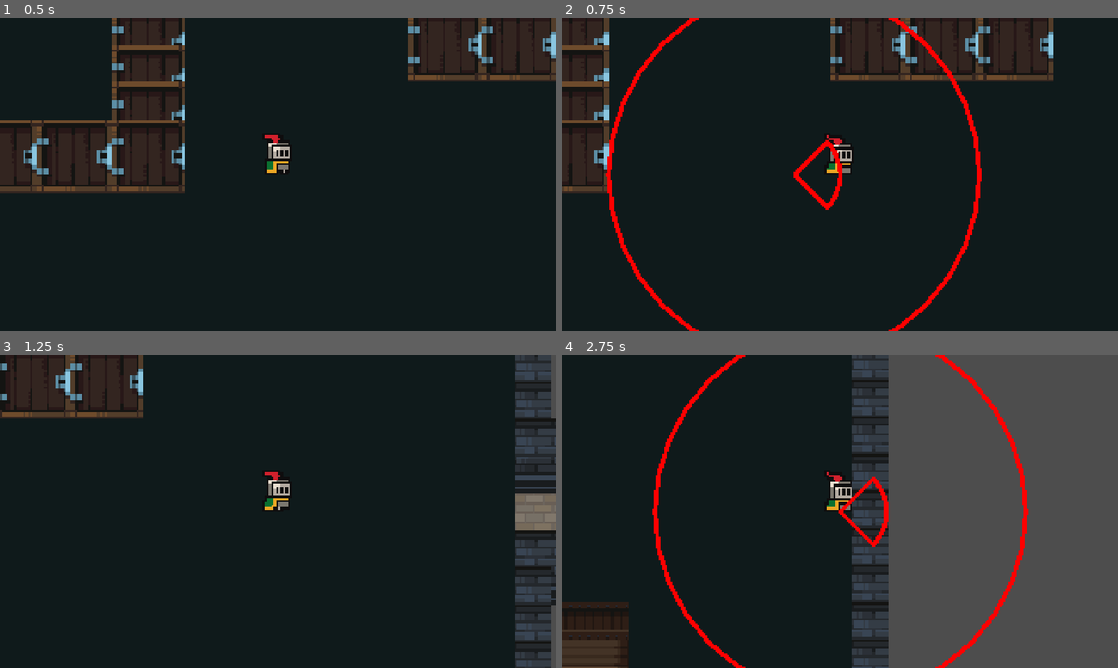
Above: before the commit, frames 1-4 (two rows, left to right).
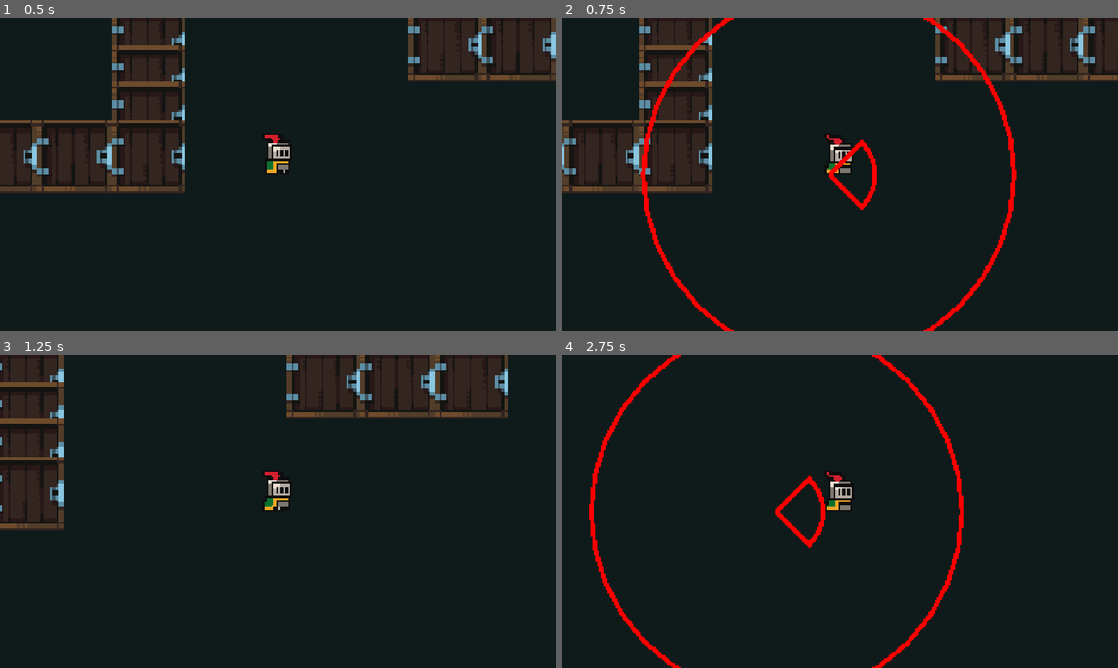
Above: after the commit, the same moments.

Repository: Leony-Liu/LW_game_development
Game: Godot game, scene res://Scene/DungeonScene/Scenes/MapScene.tscn
The game is run twice, just before and just after one commit, with the same random seed, the same clock (stepped at 60 frames per second) and the same inputs.
Inputs:
- Up to frame 1 (0.5 s): no input
- Up to frame 2 (0.75 s): hold D (Right) from 0.53 s (still down); tap F (Attack) at 0.6 s
- Up to frame 3 (1.25 s): keep holding D (Right)
- Up to frame 4 (2.75 s): release D (Right) at 1.28 s; hold S (Down) 1.28-2.03 s; tap F (Attack) at 1.35, 2.3 s; hold D (Right) from 2.03 s (still down); hold Space (block_key) from 2.03 s (still down)

Frame 1 is identical in both runs. In frame 2, 21% of the frame differs, in the area x 0-100%, y 0-100%; in frame 3, 19%; in frame 4, 50%.

Commit message:
完成怪物攻击状态； 将怪物动画换成AnimationPlayer

Diff:
--- /dev/null
+++ b/Scene/Enemy_Dungeon_Scene/Script/State/attack_state.gd
@@ -0,0 +1,33 @@
+extends DungeonEnemyState
+
+@export var attack: Area2D
+var battle_start: bool = false
+var can_attack: bool = false
+func enter():
+	can_attack = true
+	print("怪物进入攻击状态")
+	enemy.anima_play("attack")
+	pass
+
+
+func update(delta):
+	if not can_attack:
+		if battle_start:
+			print("进入战斗")
+			machine.change_state("idle")
+			#EventBus.enter_battle_scene.emit()
+		else:
+			machine.change_state("idle")
+	pass
+
+
+func _on_animation_player_animation_finished(anim_name: StringName) -> void:
+	if anim_name == "attack":
+		can_attack = false
+	pass # Replace with function body.
+
+
+func _on_attack_body_entered(body: Node2D) -> void:
+	if body.is_in_group("Player"):
+		battle_start = true
+	pass # Replace with function body.
--- a/Scene/Enemy_Dungeon_Scene/Script/State/chase_state.gd
+++ b/Scene/Enemy_Dungeon_Scene/Script/State/chase_state.gd
@@ -23,14 +23,14 @@
 	update_path_timer += delta
 	if update_path_timer > 0.02:
 		enemy.movement.set_target(target.global_position)
+		enemy.anima_play("walk")
 		print("怪物追击玩家")
 		update_path_timer = 0.0
 	enemy.movement.move_to(delta)
 
-	#if target:
-		#enemy.movement.move_to(target.global_position)
-	#else:
-		#machine.change_state("patrol")#目标丢失，切换巡逻状态
+	var distance = enemy.global_position.distance_to(target.global_position)
+	if distance < 10:
+		machine.change_state("attack")
 
 
 func exit():
--- a/Scene/Enemy_Dungeon_Scene/Script/State/idel_state.gd
+++ b/Scene/Enemy_Dungeon_Scene/Script/State/idel_state.gd
@@ -4,7 +4,7 @@
 var timer: float
 func enter():
 	timer = randf_range(2.0, 3.0)
-	enemy.play_animation("Idle")
+	enemy.anima_play("idle")
 	enemy.movement.move_stop()
 	print("进入待机状态")
 	pass
--- a/Scene/Enemy_Dungeon_Scene/Script/State/patrol_state.gd
+++ b/Scene/Enemy_Dungeon_Scene/Script/State/patrol_state.gd
@@ -12,6 +12,7 @@
 	print("进入巡逻状态")
 	partrol_target = get_patrol_target()
 	enemy.movement.set_target(partrol_target)
+	enemy.anima_play("walk")
 	print("获取巡逻坐标:", partrol_target)
 
 func physics_update(delat):
--- /dev/null
+++ b/Scene/Enemy_Dungeon_Scene/Script/animation_player.gd
@@ -0,0 +1,10 @@
+extends AnimationPlayer
+
+@export var enemy = owner as CharacterBody2D
+
+func _process(delta: float) -> void:
+	var dir = Vector2(enemy.velocity.x, enemy.velocity.y)
+	if dir.x > 0:
+		enemy.sprite.flip_h = false
+	else:
+		enemy.sprite.flip_h = true
--- a/Scene/Enemy_Dungeon_Scene/Script/dungeon_enemy_movement.gd
+++ b/Scene/Enemy_Dungeon_Scene/Script/dungeon_enemy_movement.gd
@@ -3,7 +3,7 @@
 
 @export var enemy: CharacterBody2D
 var velocity: Vector2 = Vector2.ZERO
-var speed: float = 200
+var speed: float = 50
 
 var my_map_info: MapInfo
 
@@ -69,7 +69,7 @@
 		#if enemy.global_position.distance_to(to_pos) < 5.0:
 			#path_index += 1
 			#current_path.remove_at(0)
-	print("怪物试图走动")
+	#print("怪物试图走动")
 	pass
 
 #怪物停止移动
--- a/Scene/Enemy_Dungeon_Scene/Script/enemy.gd
+++ b/Scene/Enemy_Dungeon_Scene/Script/enemy.gd
@@ -3,10 +3,13 @@
 
 @onready var enemy: CharacterBody2D = $"."
 @onready var my_info: DungeonEnemyInfo = $Information
-@export var animated: AnimatedSprite2D
 @onready var detection: Area2D = $Detection
 @export var ray: RayCast2D
 @export var movement: GungeonEnemeyMoveMent
+
+@export var anima: AnimationPlayer
+@export var sprite: Sprite2D
+
 
 var last_direction: Vector2 = Vector2.DOWN
 
@@ -19,7 +22,6 @@
 		last_direction = enemy.velocity.normalized()
 
 	if target_in_area:
-		print("玩家进入范围")
 		if is_player_in_fov(target_in_area):
 			ray.enabled = true
 			ray.target_position = ray.to_local(target_in_area.global_position)
@@ -27,13 +29,17 @@
 
 			if ray.is_colliding() and ray.get_collider() == target_in_area:
 				player_target = target_in_area
-				print("怪物发现玩家")
 			else:
 				player_target = null
 		else:
 			player_target = null
 	else:
 		player_target = null
+
+
+func anima_play(anim_name: String):
+	anima.play(anim_name)
+	pass
 
 
 func get_detected_player() -> CharacterBody2D:
@@ -46,10 +52,6 @@
 #怪物获取自身所在瓦片地图的方法
 func get_my_mapInfo() -> MapInfo:
 	return my_info.map_info
-
-#动画播放
-func play_animation(anim_name: String):
-	animated.play(anim_name)
 
 
 func _on_detection_body_entered(body: Node2D) -> void:
--- a/Scene/Enemy_Dungeon_Scene/enemy.tscn
+++ b/Scene/Enemy_Dungeon_Scene/enemy.tscn
@@ -1,77 +1,116 @@
-[gd_scene load_steps=20 format=3 uid="uid://vle13wwrrfje"]
+[gd_scene load_steps=19 format=3 uid="uid://vle13wwrrfje"]
 
-[ext_resource type="Texture2D" uid="uid://dbxo755aixv8i" path="res://Scene/Enemy_Dungeon_Scene/Art/Collect_Down-Sheet.png" id="1_u6x70"]
+[ext_resource type="Script" uid="uid://cj5oruxi4qoop" path="res://Scene/Enemy_Dungeon_Scene/Script/animation_player.gd" id="2_deow4"]
 [ext_resource type="Script" uid="uid://ctd3stks0jo5n" path="res://Scene/Enemy_Dungeon_Scene/Script/enemy.gd" id="2_l6lxh"]
 [ext_resource type="Script" uid="uid://dmnqvtssw5bgc" path="res://Scene/Enemy_Dungeon_Scene/Script/enemy_dungeo_information.gd" id="4_l6lxh"]
 [ext_resource type="Script" uid="uid://cwoyidhq4tn7v" path="res://Scene/Enemy_Dungeon_Scene/Script/State/state_machine.gd" id="5_sdb46"]
 [ext_resource type="Script" uid="uid://b7kjbl42hrf7i" path="res://Scene/Enemy_Dungeon_Scene/Script/State/idel_state.gd" id="7_fdnxt"]
 [ext_resource type="Script" uid="uid://bqgw3xtmj8ohe" path="res://Scene/Enemy_Dungeon_Scene/Script/State/patrol_state.gd" id="8_deow4"]
+[ext_resource type="Script" uid="uid://c1m8xxqnalrin" path="res://Scene/Enemy_Dungeon_Scene/Script/State/attack_state.gd" id="8_eedxu"]
 [ext_resource type="Script" uid="uid://ceh71nsx5oayt" path="res://Scene/Enemy_Dungeon_Scene/Script/State/chase_state.gd" id="9_eedxu"]
 [ext_resource type="Script" uid="uid://bfp3em5s22qnf" path="res://Scene/Enemy_Dungeon_Scene/Script/dungeon_enemy_movement.gd" id="9_fdnxt"]
+[ext_resource type="Texture2D" uid="uid://bwtjtdrllcslc" path="res://Scene/Enemy_Dungeon_Scene/Art/Mushroom_spike.png" id="10_17o5n"]
 
-[sub_resource type="AtlasTexture" id="AtlasTexture_sdb46"]
-atlas = ExtResource("1_u6x70")
-region = Rect2(0, 0, 64, 64)
+[sub_resource type="Animation" id="Animation_6nts2"]
+length = 0.001
+tracks/0/type = "value"
+tracks/0/imported = false
+tracks/0/enabled = true
+tracks/0/path = NodePath(".:frame")
+tracks/0/interp = 1
+tracks/0/loop_wrap = true
+tracks/0/keys = {
+"times": PackedFloat32Array(0),
+"transitions": PackedFloat32Array(1),
+"update": 1,
+"values": [0]
+}
+tracks/1/type = "value"
+tracks/1/imported = false
+tracks/1/enabled = true
+tracks/1/path = NodePath("../Attack/AttackCheck:disabled")
+tracks/1/interp = 1
+tracks/1/loop_wrap = true
+tracks/1/keys = {
+"times": PackedFloat32Array(0),
+"transitions": PackedFloat32Array(1),
+"update": 1,
+"values": [false]
+}
 
-[sub_resource type="AtlasTexture" id="AtlasTexture_nyq73"]
-atlas = ExtResource("1_u6x70")
-region = Rect2(64, 0, 64, 64)
+[sub_resource type="Animation" id="Animation_qy7x4"]
+resource_name = "idle"
+length = 0.50001
+loop_mode = 1
+step = 0.1
+tracks/0/type = "value"
+tracks/0/imported = false
+tracks/0/enabled = true
+tracks/0/path = NodePath(".:frame")
+tracks/0/interp = 1
+tracks/0/loop_wrap = true
+tracks/0/keys = {
+"times": PackedFloat32Array(0, 0.1, 0.2, 0.3, 0.4),
+"transitions": PackedFloat32Array(1, 1, 1, 1, 1),
+"update": 1,
+"values": [0, 0, 1, 2, 3]
+}
 
-[sub_resource type="AtlasTexture" id="AtlasTexture_7s3na"]
-atlas = ExtResource("1_u6x70")
-region = Rect2(128, 0, 64, 64)
+[sub_resource type="Animation" id="Animation_sdbya"]
+resource_name = "walk"
+loop_mode = 1
+step = 0.1
+tracks/0/type = "value"
+tracks/0/imported = false
+tracks/0/enabled = true
+tracks/0/path = NodePath(".:frame")
+tracks/0/interp = 1
+tracks/0/loop_wrap = true
+tracks/0/keys = {
+"times": PackedFloat32Array(0.1, 0.2, 0.3, 0.4, 0.5, 0.6, 0.7, 0.8, 0.9),
+"transitions": PackedFloat32Array(1, 1, 1, 1, 1, 1, 1, 1, 1),
+"update": 1,
+"values": [10, 11, 12, 13, 14, 15, 16, 17, 18]
+}
 
-[sub_resource type="AtlasTexture" id="AtlasTexture_fdnxt"]
-atlas = ExtResource("1_u6x70")
-region = Rect2(192, 0, 64, 64)
+[sub_resource type="Animation" id="Animation_deow4"]
+resource_name = "attack"
+step = 0.1
+tracks/0/type = "value"
+tracks/0/imported = false
+tracks/0/enabled = true
+tracks/0/path = NodePath(".:frame")
+tracks/0/interp = 1
+tracks/0/loop_wrap = true
+tracks/0/keys = {
+"times": PackedFloat32Array(0, 0.1, 0.2, 0.3, 0.4, 0.5, 0.6, 0.7, 0.8, 0.9),
+"transitions": PackedFloat32Array(1, 1, 1, 1, 1, 1, 1, 1, 1, 1),
+"update": 1,
+"values": [30, 31, 32, 33, 34, 35, 36, 37, 38, 39]
+}
+tracks/1/type = "value"
+tracks/1/imported = false
+tracks/1/enabled = true
+tracks/1/path = NodePath("../Attack/AttackCheck:disabled")
+tracks/1/interp = 1
+tracks/1/loop_wrap = true
+tracks/1/keys = {
+"times": PackedFloat32Array(0, 0.7, 0.8),
+"transitions": PackedFloat32Array(1, 1, 1),
+"update": 1,
+"values": [true, false, true]
+}
 
-[sub_resource type="AtlasTexture" id="AtlasTexture_deow4"]
-atlas = ExtResource("1_u6x70")
-region = Rect2(256, 0, 64, 64)
+[sub_resource type="AnimationLibrary" id="AnimationLibrary_m8l0b"]
+_data = {
+&"RESET": SubResource("Animation_6nts2"),
+&"attack": SubResource("Animation_deow4"),
+&"idle": SubResource("Animation_qy7x4"),
+&"walk": SubResource("Animation_sdbya")
+}
 
-[sub_resource type="AtlasTexture" id="AtlasTexture_eedxu"]
-atlas = ExtResource("1_u6x70")
-region = Rect2(320, 0, 64, 64)
-
-[sub_resource type="AtlasTexture" id="AtlasTexture_17o5n"]
-atlas = ExtResource("1_u6x70")
-region = Rect2(384, 0, 64, 64)
-
-[sub_resource type="AtlasTexture" id="AtlasTexture_sdbya"]
-atlas = ExtResource("1_u6x70")
-region = Rect2(448, 0, 64, 64)
-
-[sub_resource type="SpriteFrames" id="SpriteFrames_qy7x4"]
-animations = [{
-"frames": [{
-"duration": 1.0,
-"texture": SubResource("AtlasTexture_sdb46")
-}, {
-"duration": 1.0,
-"texture": SubResource("AtlasTexture_nyq73")
-}, {
-"duration": 1.0,
-"texture": SubResource("AtlasTexture_7s3na")
-}, {
-"duration": 1.0,
-"texture": SubResource("AtlasTexture_fdnxt")
-}, {
-"duration": 1.0,
-"texture": SubResource("AtlasTexture_deow4")
-}, {
-"duration": 1.0,
-"texture": SubResource("AtlasTexture_eedxu")
-}, {
-"duration": 1.0,
-"texture": SubResource("AtlasTexture_17o5n")
-}, {
-"duration": 1.0,
-"texture": SubResource("AtlasTexture_sdbya")
-}],
-"loop": true,
-"name": &"Idle",
-"speed": 10.0
-}]
+[sub_resource type="CircleShape2D" id="CircleShape2D_eedxu"]
+radius = 16.0312
 
 [sub_resource type="CircleShape2D" id="CircleShape2D_l6lxh"]
 radius = 3.0
@@ -79,20 +118,34 @@
 [sub_resource type="CircleShape2D" id="CircleShape2D_fdnxt"]
 radius = 118.017
 
-[node name="Enemy" type="CharacterBody2D" node_paths=PackedStringArray("animated", "ray", "movement") groups=["Enemies"]]
+[node name="Enemy" type="CharacterBody2D" node_paths=PackedStringArray("ray", "movement", "anima", "sprite") groups=["Enemies"]]
 y_sort_enabled = true
 collision_layer = 4
 script = ExtResource("2_l6lxh")
-animated = NodePath("AnimatedSprite2D")
 ray = NodePath("RayCast2D")
 movement = NodePath("Movement")
+anima = NodePath("AnimationPlayer")
+sprite = NodePath("Sprite2D")
 
-[node name="AnimatedSprite2D" type="AnimatedSprite2D" parent="."]
-light_mask = 4
-position = Vector2(0, -7)
-scale = Vector2(0.43, 0.43)
-sprite_frames = SubResource("SpriteFrames_qy7x4")
-animation = &"Idle"
+[node name="AnimationPlayer" type="AnimationPlayer" parent="." node_paths=PackedStringArray("enemy")]
+root_node = NodePath("../Sprite2D")
+libraries = {
+&"": SubResource("AnimationLibrary_m8l0b")
+}
+script = ExtResource("2_deow4")
+enemy = NodePath("..")
+
+[node name="Sprite2D" type="Sprite2D" parent="."]
+position = Vector2(0, -16)
+texture = ExtResource("10_17o5n")
+flip_h = true
+hframes = 10
+vframes = 5
+
+[node name="Attack" type="Area2D" parent="."]
+
+[node name="AttackCheck" type="CollisionShape2D" parent="Attack"]
+shape = SubResource("CircleShape2D_eedxu")
 
 [node name="CollisionShape2D" type="CollisionShape2D" parent="."]
 shape = SubResource("CircleShape2D_l6lxh")
@@ -112,6 +165,10 @@
 [node name="Chase" type="Node" parent="StateMachine"]
 script = ExtResource("9_eedxu")
 
+[node name="Attack" type="Node" parent="StateMachine" node_paths=PackedStringArray("attack")]
+script = ExtResource("8_eedxu")
+attack = NodePath("../../Attack")
+
 [node name="Movement" type="Node" parent="." node_paths=PackedStringArray("enemy")]
 script = ExtResource("9_fdnxt")
 enemy = NodePath("..")
@@ -123,5 +180,7 @@
 [node name="CollisionShape2D" type="CollisionShape2D" parent="Detection"]
 shape = SubResource("CircleShape2D_fdnxt")
 
+[connection signal="animation_finished" from="AnimationPlayer" to="StateMachine/Attack" method="_on_animation_player_animation_finished"]
+[connection signal="body_entered" from="Attack" to="StateMachine/Attack" method="_on_attack_body_entered"]
 [connection signal="body_entered" from="Detection" to="." method="_on_detection_body_entered"]
 [connection signal="body_exited" from="Detection" to="." method="_on_detection_body_exited"]
--- a/Scene/Player_Dungeon_Scene/Scripts/player.gd
+++ b/Scene/Player_Dungeon_Scene/Scripts/player.gd
@@ -3,7 +3,7 @@
 signal Direction_change(new_direction: Vector2)
 @onready var animated_sprite: AnimatedSprite2D = $AnimatedSprite2D
 
-@export var SPEED = 300.0
+@export var SPEED = 75
 @export var last_direction: Vector2
 
 func _physics_process(delta: float) -> void:
Binary file added: Scene/Enemy_Dungeon_Scene/Art/Mushroom_spike.png
Not shown, added: Scene/Enemy_Dungeon_Scene/Art/Mushroom_spike.png.import
Not shown, added: Scene/Enemy_Dungeon_Scene/Script/State/attack_state.gd.uid
Not shown, added: Scene/Enemy_Dungeon_Scene/Script/animation_player.gd.uid
